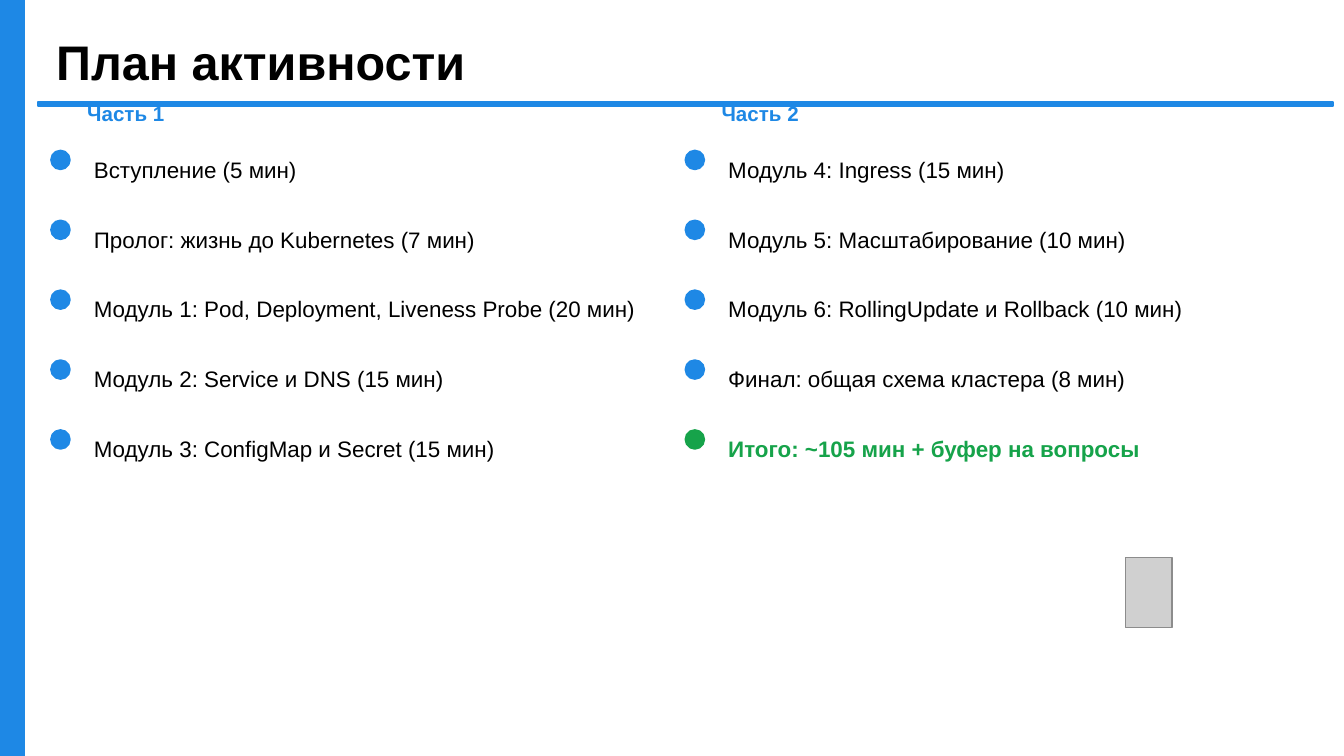
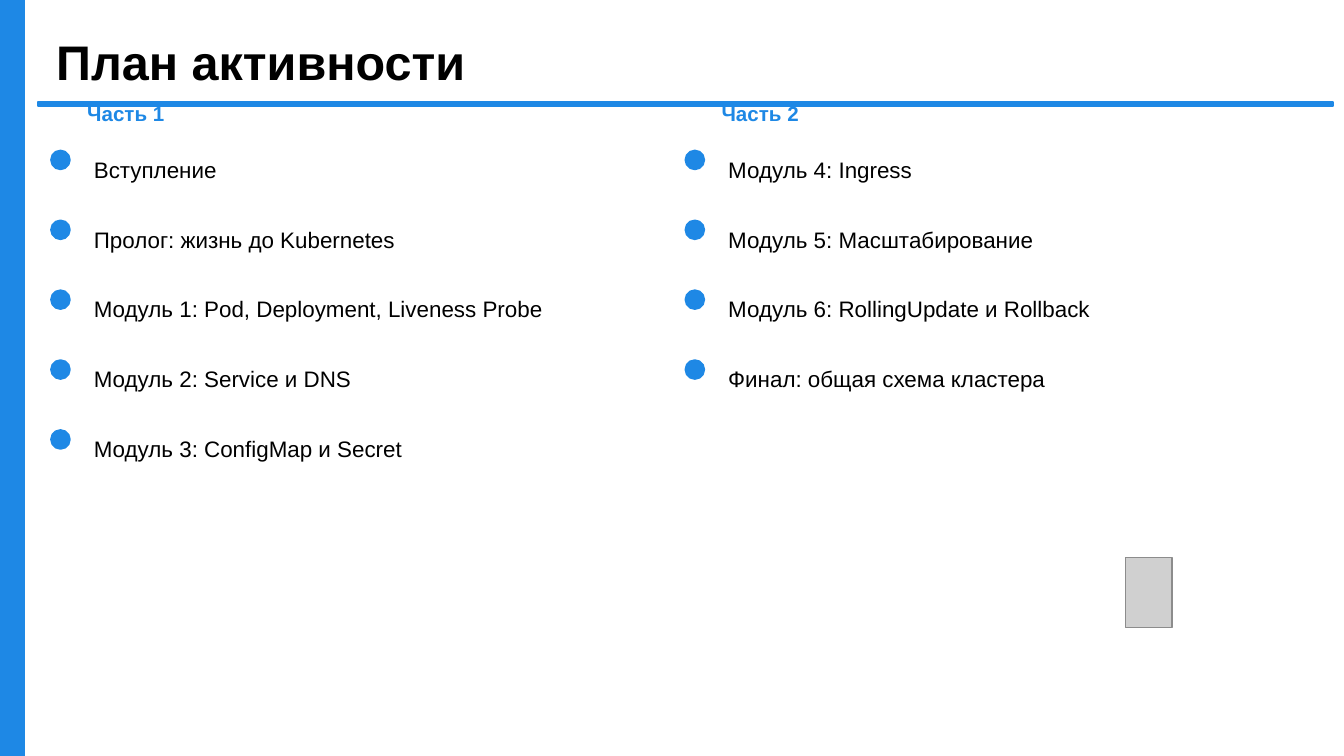
Before and after one commit to rkata-hexlet/webinars, a slide deck: slide 3 of k8s/streamflow_k8s_full.odp. Drawn at 1344x756 pixels with LibreOffice and Linux fonts; fonts in the diff are those of the drawing; grey boxes stand for pictures. Boxes give left, top, right and bottom in pixels: in the first picture for what was removed or moved away, otherwise in the second. Text is boxed around its words. In the diff, an @@ line names an element or a change of style, - is before the commit and + after.

```diff
--- a/k8s/streamflow_k8s_full.odp
+++ b/k8s/streamflow_k8s_full.odp
@@ text at (94,162,217,183): text changed @@
-Вступление (5 мин)
+Вступление
@@ text at (728,162,912,183): text changed @@
-Модуль 4: Ingress (15 мин)
+Модуль 4: Ingress
@@ text at (94,231,394,253): text changed @@
-Пролог: жизнь до Kubernetes (7 мин)
+Пролог: жизнь до Kubernetes
@@ text at (728,231,1033,253): text changed @@
-Модуль 5: Масштабирование (10 мин)
+Модуль 5: Масштабирование
@@ text at (94,300,543,322): text changed @@
-Модуль 1: Pod, Deployment, Liveness Probe (20 мин)
+Модуль 1: Pod, Deployment, Liveness Probe
@@ text at (728,300,1090,322): text changed @@
-Модуль 6: RollingUpdate и Rollback (10 мин)
+Модуль 6: RollingUpdate и Rollback
@@ text at (94,370,351,392): text changed @@
-Модуль 2: Service и DNS (15 мин)
+Модуль 2: Service и DNS
@@ text at (728,370,1045,392): text changed @@
-Финал: общая схема кластера (8 мин)
+Финал: общая схема кластера
@@ text at (94,440,402,462): text changed @@
-Модуль 3: ConfigMap и Secret (15 мин)
+Модуль 3: ConfigMap и Secret
@@ ellipse removed at (685,430,704,449) @@
@@ text removed at (728,440,1139,462) @@
-Итого: ~105 мин + буфер на вопросы
```
Also in this commit, not shown: 5 other slides changed, 1 slide added, 1 slide removed, 16 other files.
